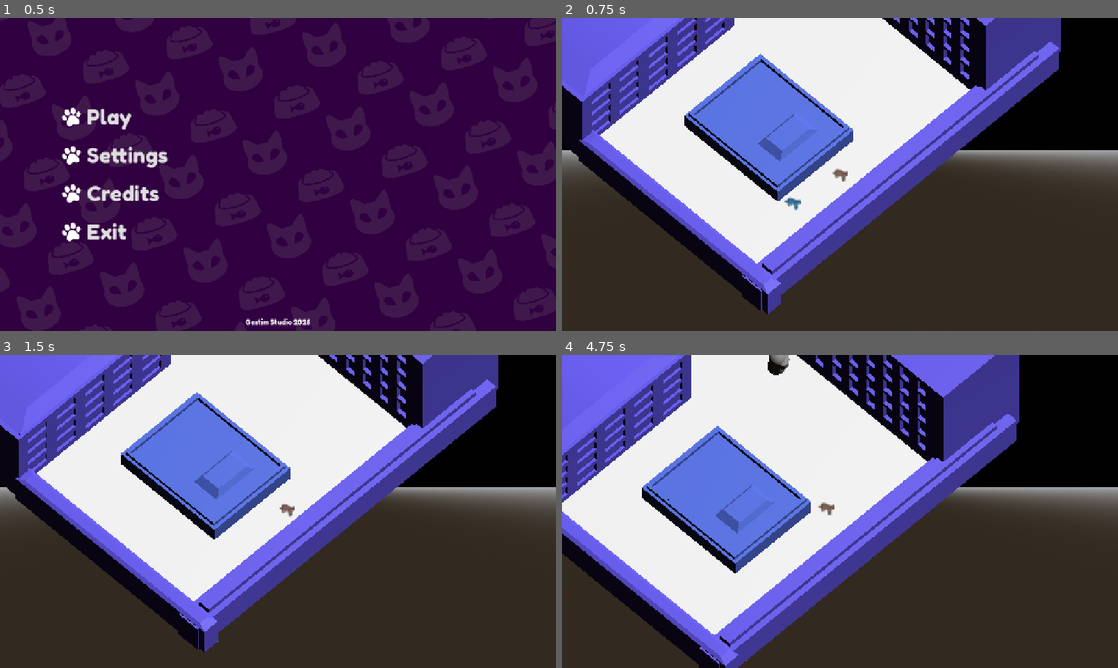
Above: before the commit, frames 1-4 (two rows, left to right).
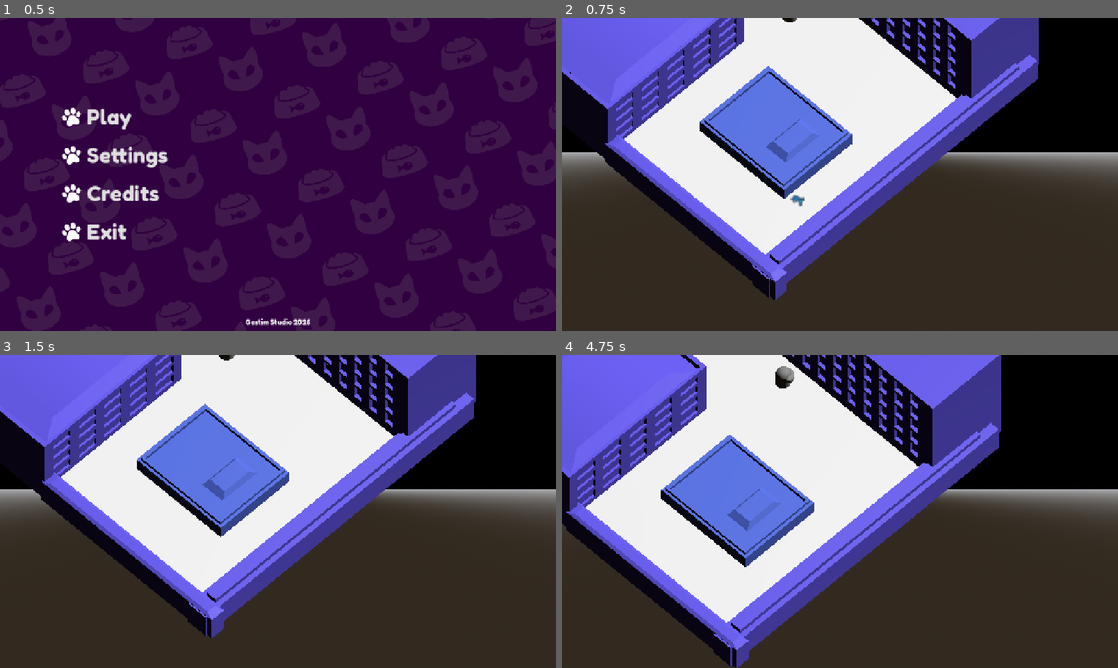
Above: after the commit, the same moments.

Repository: WeronikaKowalkowska/dnsgamejam
Game: Godot game, scene res://scenes/menu.tscn
The game is run twice, just before and just after one commit, with the same random seed, the same clock (stepped at 60 frames per second) and the same inputs.
Inputs (mouse positions are in pixels of both pictures, inside the frame that each line leads up to):
- Up to frame 1 (0.5 s): no input
- Up to frame 2 (0.75 s): click "Play" at 0.5 s
- Up to frame 3 (1.5 s): tap Enter (ui_accept) at 1.25 s; move the mouse to (400, 495) at 1.27 s; hold D (move_right) from 1.28 s (still down); tap E at 1.35 s; click (400, 495) at 1.42 s
- Up to frame 4 (4.75 s): tap Enter (ui_accept) at 1.52, 4.52 s; release D (move_right) at 2 s; drag from (728, 527) to (812, 574) at 2.02 s; move the mouse to (895, 442) at 2.77 s; hold D (move_right) 2.78-3.5 s; tap E at 2.85, 4.35 s; drag from (812, 574) to (673, 464) at 3.52 s; move the mouse to (1006, 558) at 4.27 s; hold A (move_left) from 4.28 s (still down)

Frame 1 is identical in both runs. In frame 2, 20% of the frame differs, in the area x 0-100%, y 0-95%; in frame 3, 20%; in frame 4, 22%, in the area x 0-100%, y 0-100%.

Commit message:
Added bowl

Diff:
--- a/scenes/main.tscn
+++ b/scenes/main.tscn
@@ -12,7 +12,6 @@
 [ext_resource type="Script" uid="uid://bbdk1qfr4mnll" path="res://scripts/KameraMovement.gd" id="5_jkv2x"]
 [ext_resource type="PackedScene" uid="uid://dqy3gb68iyj6b" path="res://assets/models/scianka1.glb" id="5_tipki"]
 [ext_resource type="PackedScene" uid="uid://dqcqgrh0mrmt0" path="res://assets/models/scianka2.glb" id="6_tefeu"]
-[ext_resource type="Texture2D" uid="uid://cg2oc70jcynqg" path="res://assets/sprites/Grafika_bez_nazwy_3.png" id="7_jbj1t"]
 [ext_resource type="PackedScene" uid="uid://b114m4thkvqsq" path="res://assets/models/scianka3.glb" id="7_o6xl0"]
 [ext_resource type="PackedScene" uid="uid://d0fpwl7scsycy" path="res://assets/models/wysepka.glb" id="8_tipki"]
 [ext_resource type="Texture2D" uid="uid://dobe6by3ohddi" path="res://assets/sprites/Grafika_bez_nazwy_2.png" id="9_muem4"]
@@ -34,6 +33,8 @@
 
 [sub_resource type="SphereShape3D" id="SphereShape3D_15n48"]
 radius = 0.9
+
+[sub_resource type="SpriteFrames" id="SpriteFrames_15n48"]
 
 [sub_resource type="NavigationMesh" id="NavigationMesh_tipki"]
 vertices = PackedVector3Array(-13.1985855, 0.363657, 12.348515, -3.4485855, 0.363657, 12.348515, -11.6985855, 0.363657, …(1279 unchanged characters)…
@@ -94,7 +95,7 @@
 transform = Transform3D(0.7071068, -0.5770964, 0.40860707, 0, 0.5778576, 0.8161376, -0.7071068, -0.5770964, 0.40860707, 8.389073, 7.4877424, 7.2156544)
 cull_mask = 1048567
 projection = 1
-size = 18.0
+size = 20.0
 script = ExtResource("5_jkv2x")
 
 [node name="KotCharacterBody3D" type="CharacterBody3D" parent="." unique_id=644475014 groups=["catAlive"]]
@@ -108,9 +109,9 @@
 transform = Transform3D(1, 0, 0, 0, 1, 1.1920929e-07, 0, 0, 1.0000004, 0, 0, 0)
 shape = SubResource("SphereShape3D_15n48")
 
-[node name="Sprite3D" type="Sprite3D" parent="KotCharacterBody3D" unique_id=2095031919]
+[node name="Sprite3D" type="AnimatedSprite3D" parent="KotCharacterBody3D" unique_id=514135334]
 transform = Transform3D(1, 0, 0, 0, 1, 1.1920929e-07, 0, 0, 1.0000004, 0, 0, 0)
-texture = ExtResource("7_jbj1t")
+sprite_frames = SubResource("SpriteFrames_15n48")
 
 [node name="KotDuchCharacterBody3D" type="CharacterBody3D" parent="." unique_id=933195050 groups=["catSpectre"]]
 transform = Transform3D(0.21107113, -0.97735393, -0.015101567, -0.57709646, -0.13707066, 0.80509096, -0.7889288, -0.16121642, -0.5929592, 8.699884, 0.7234764, 5.8033695)
Binary file added: assets/models/MichaZZarciem.fbx
Not shown, added: assets/models/MichaZZarciem.fbx.import
